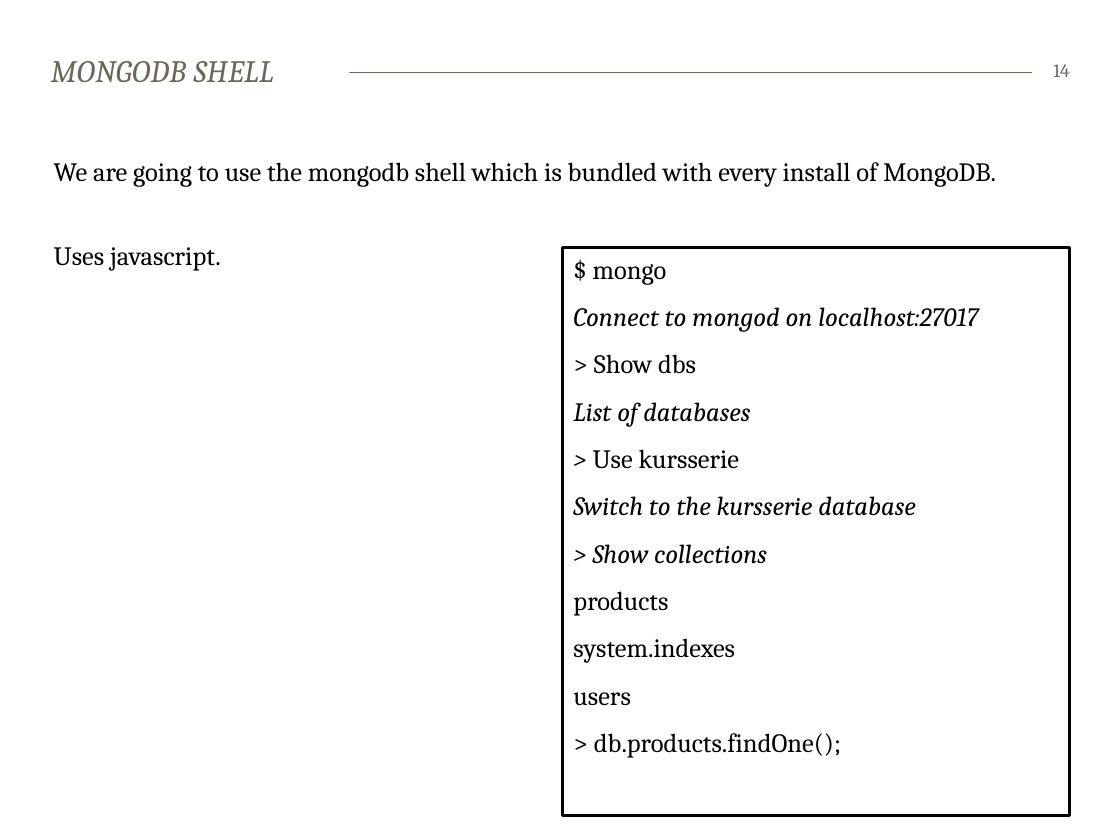
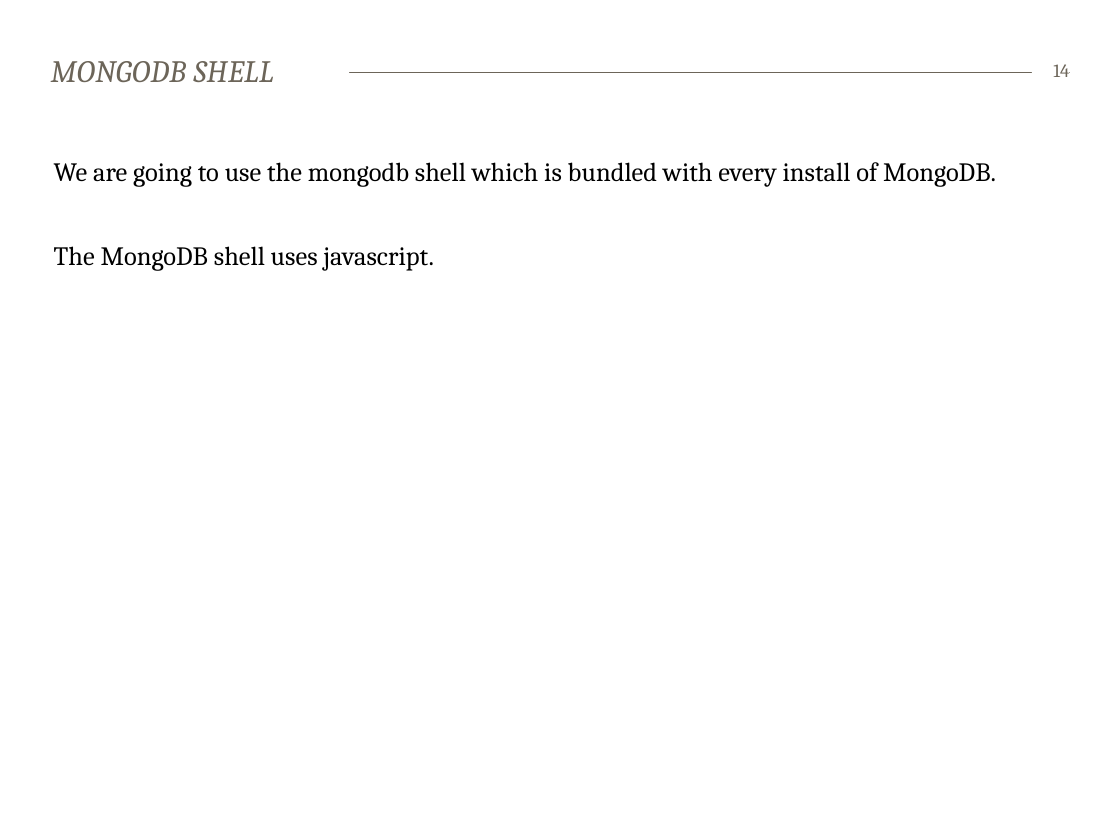
Before and after one commit to bekkopen/databasekurs, a slide deck: slide 14 of mongodb/mongodb-slides.pptx. Drawn at 1120x840 pixels with LibreOffice and Linux fonts; fonts in the diff are those of the drawing. Boxes give left, top, right and bottom in pixels: in the first picture for what was removed or moved away, otherwise in the second. Text is boxed around its words. In the diff, an @@ line names an element or a change of style, - is before the commit and + after.

Commit message:
updated mongodb slides on structuring your data

```diff
--- a/mongodb/mongodb-slides.pptx
+++ b/mongodb/mongodb-slides.pptx
@@ text at <box>54,246,434,271</box>: text changed @@
-Uses javascript.
+The MongoDB shell uses javascript.
@@ rectangle removed at <box>562,248,1070,816</box> @@
-$ mongo
-Connect to mongod on localhost:27017
-> Show dbs
-List of databases
-> Use kursserie
-Switch to the kursserie database
-> Show collections
-products
-system.indexes
-users
-> db.products.findOne();
```
Also in this commit, not shown: 3 other slides changed, 6 slides added, 4 slides removed.
